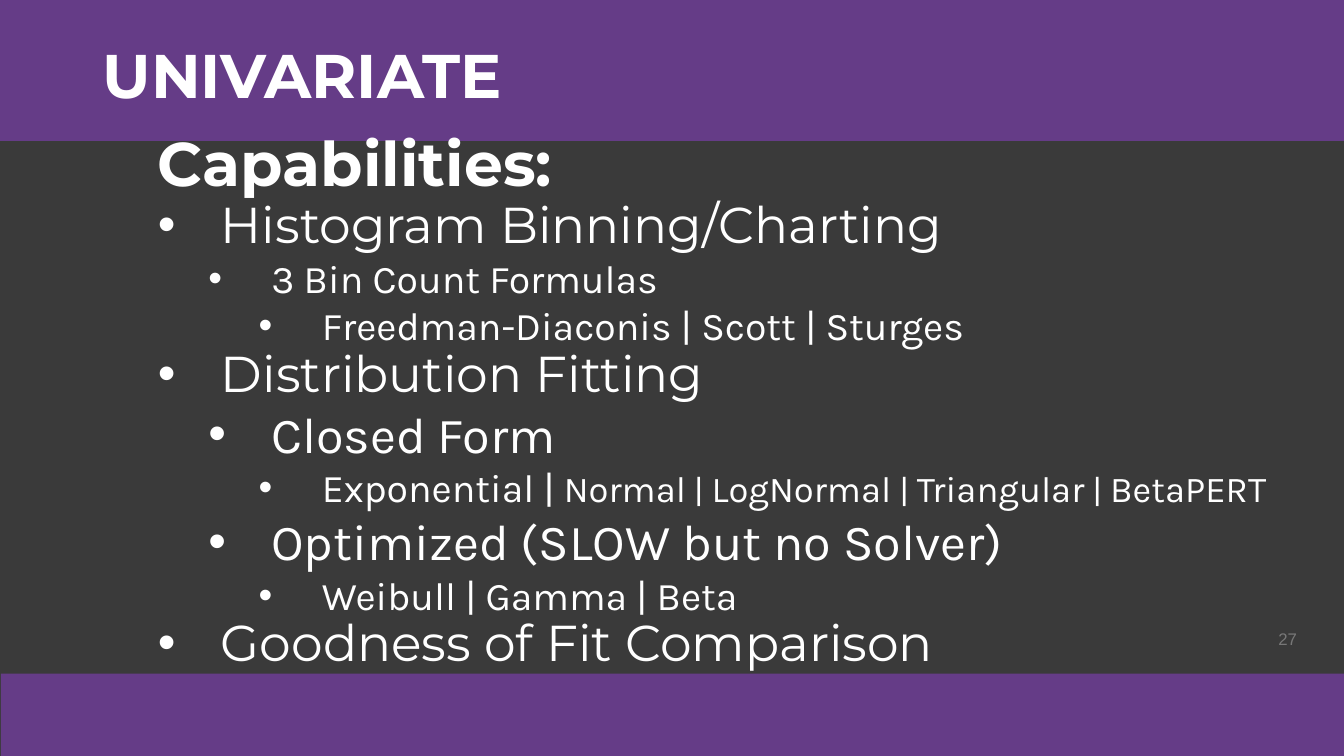
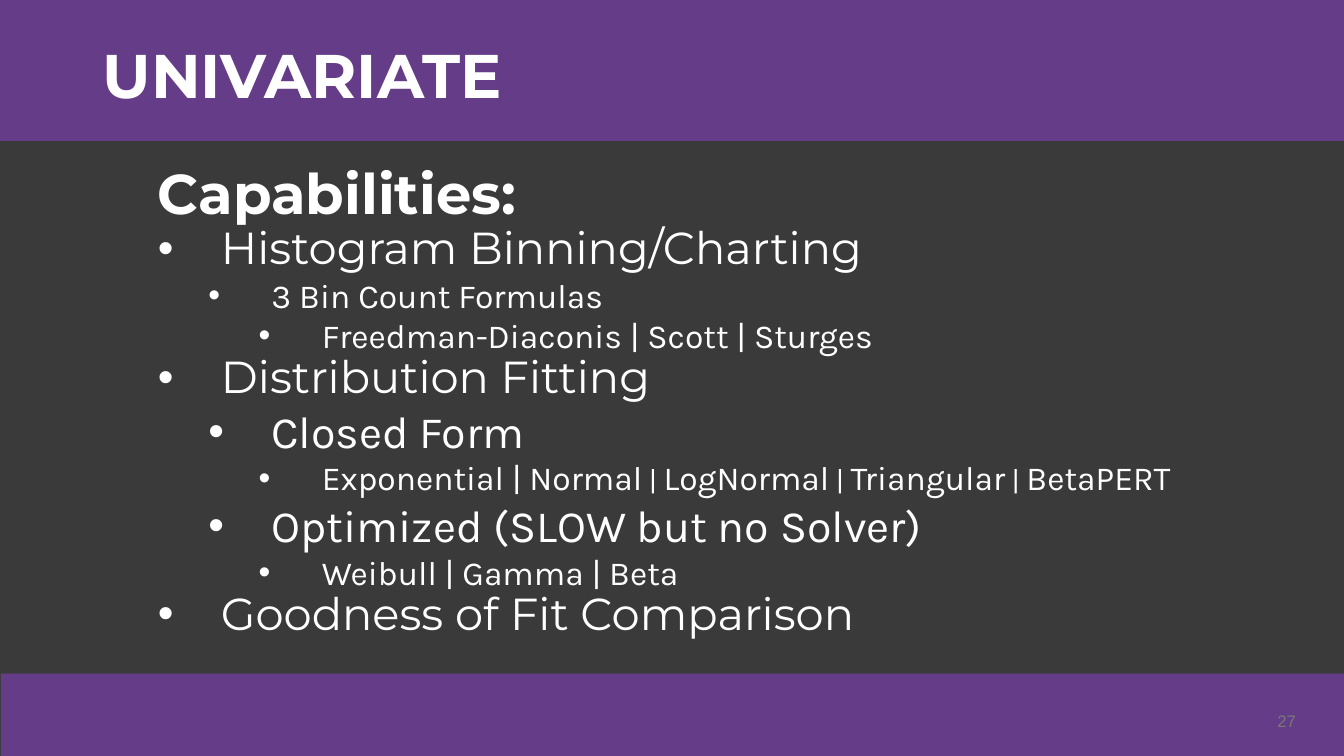
Before and after one commit to colodnerdata/Statistical_Analysis_Lambda_Catalog, a slide deck: slide 27 of Presentations/Excel is Turing Complete CECOP Colodner.pptx. Drawn at 1344x756 pixels with LibreOffice and Linux fonts; fonts in the diff are those of the drawing. Boxes give left, top, right and bottom in pixels: in the first picture for what was removed or moved away, otherwise in the second. Text is boxed around its words. In the diff, an @@ line names an element or a change of style, - is before the commit and + after.

```diff
--- a/Presentations/Excel is Turing Complete CECOP Colodner.pptx
+++ b/Presentations/Excel is Turing Complete CECOP Colodner.pptx
@@ text "Capabilities:" at (158,170,1170,639): size 44 to 40 pt in "Capabilities:"; size 36 to 32 pt in "Histogram Binning/Charting", "Distribution Fitting", "Closed Form", "Optimized (SLOW but no Solver)" and 1 more places; size 28 to 24 pt in "3 Bin Count Formulas", "Freedman-Diaconis | Scott | Sturges", "Exponential |", "Weibull | Gamma | Beta"; size 26 to 24 pt in "Normal LogNormal Triangular BetaPERT"; size 24 to 20 pt in "| | |" @@
@@ page number: place and size @@
-page number at (1278,634,1297,645)
+page number at (1277,716,1296,727)
```
Also in this commit, not shown: 12 other slides changed, 1 slide added, 1 slide removed, 2 other files.
